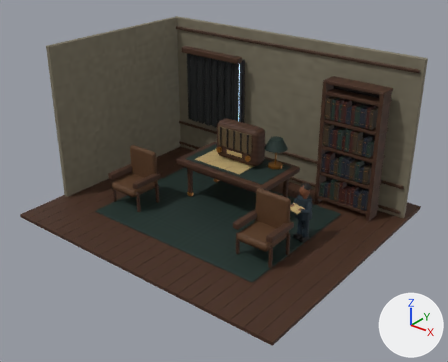
The glTF model apps/web/public/history/ww2-radio-room/room.glb as it was, and as the next commit left it.
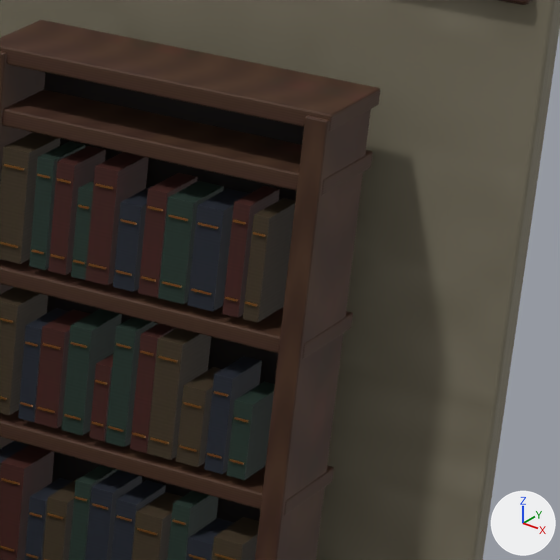
The first picture shows the older version from a 50 mm camera at (10.41, -12.46, 9.04) aimed at (0.36, 0.11, 1.25). The close-ups show the older and then the newer version on the part from 73% to 95% of the width and 20% to 47% of the height of that picture. Only the edits that show in the close-ups are written down. Every picture has the same lights, and +X, +Y and +Z are marked at lower right. Where no turn or scale is listed for an object, it has been applied to the vertices. Vertices at exactly the same position are counted once.

Names of what the first close-up shows: 'Brass leg shoe', 'Cloth-bound volume', 'Cloth-bound volume.001', 'Cloth-bound volume.002', 'Cloth-bound volume.004', 'Domestic floorboard', 'Wallpaper back wall', 'Window frame'.
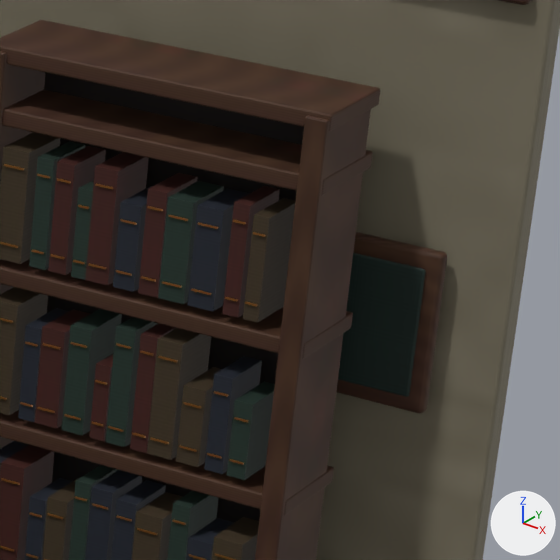
The change, as a list of edits to the scene's bpy script:
```text
Change me_cube_001:
    used by ob_domestic_floorboard; location = (-4.4, 0.5, -0.05)
    remove me_cube_001.from_pydata(...)  # 3080 vertices, 5940 faces; spans x -0.19..8.99, y -4.0..4.0, z -0.05..4.55
    add me_cube_001.from_pydata(...)  # 3192 vertices, 6156 faces; spans x -0.19..8.99, y -4.0..4.0, z -0.05..4.55
    me_cube_001 part 1: a new loose piece of 56 vertices spanning x 7.93..8.57, y 2.81..2.89, z 2.33..3.17, in mat_oiled_walnut (picture img_oiled_walnut_surface)
    other edits to the shape of me_cube_001 do not show in these pictures
Change me_cube_029:
    used by ob_rectangular_woven_carpet; location = (0.0, 0.25, 0.025)
    remove me_cube_029.from_pydata(...)  # 167 vertices, 322 faces; spans x -2.95..2.95, y -2.25..2.25, z -0.02..2.22
    add me_cube_029.from_pydata(...)  # 255 vertices, 490 faces; spans x -4.1..4.1, y -2.25..3.06, z -0.02..3.01
    me_cube_029 part 2: a new loose piece of 44 vertices spanning x 3.6..4.1, y 3.04..3.06, z 2.34..3.01, in mat_bottle_green_linen (picture img_bottle_green_linen_surface)
    other edits to the shape of me_cube_029 do not show in these pictures
```

Where the change shows, as pixel boxes [x1, y1, x2, y2] in the close-ups (560 x 560 px):
'Rectangular woven carpet', reshaped (not visible before): after [338, 253, 426, 397]
part 1 of me_cube_001, added (brown): after [336, 232, 447, 413]
